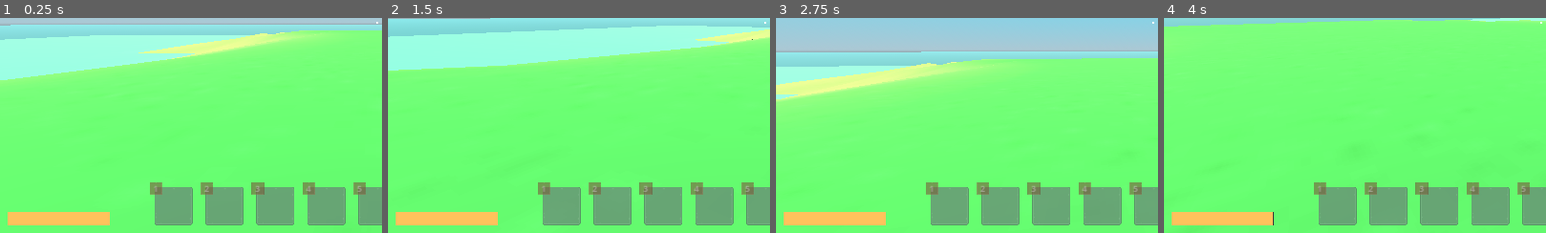
Above: before the commit, frames 1-4 (left to right).
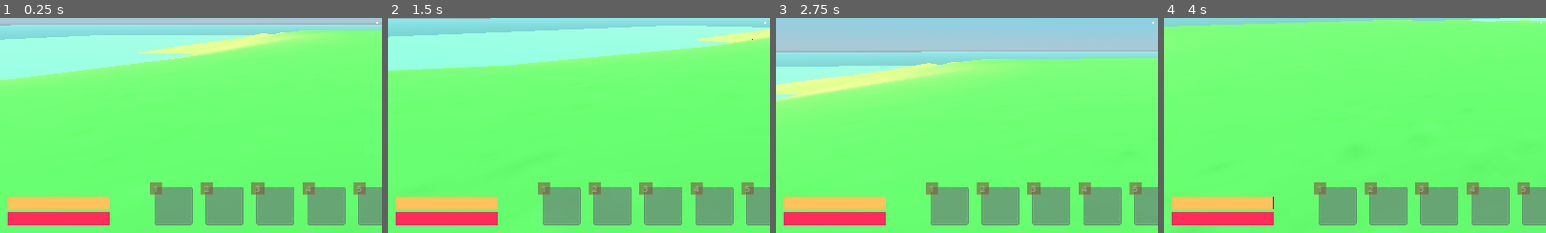
Above: after the commit, the same moments.

Repository: SzyVsSi/godot-self-learning
Game: Godot game, scene res://game/main_game.tscn
Same seed, same stepped clock (60 frames per second), same inputs: the game is played once before the commit and once after it.
Inputs (mouse positions are % of the whole screen's width and height, from its top left):
- Up to frame 1 (0.25 s): no input
- Up to frame 2 (1.5 s): tap Enter at 0.5 s; move the mouse to (55, 50) at 0.52 s; hold W (move_forward) from 0.53 s (still down); tap E (interact) at 0.6 s; click (55, 50) at 0.67 s; tap Space (jump) at 0.77 s; move the mouse to (45, 50) at 1.27 s; tap 1 (item_hotkey) at 1.35 s
- Up to frame 3 (2.75 s): keep holding W (move_forward); tap Space (jump) at 1.52 s; move the mouse to (52, 48) at 2.02 s; hold Shift (sprint) from 2.03 s (still down)
- Up to frame 4 (4 s): keep holding W (move_forward); move the mouse to (49, 52) at 2.77 s; release Shift (sprint) at 2.78 s; click (49, 52) at 2.85 s; tap Space (jump) at 3.02, 3.5, 3.77 s; move the mouse to (57, 51) at 3.52 s; tap E (interact) at 3.6 s
The pictures show only the part of the screen within x 1-51%, y 49-99%; the shares and areas given below are measured in that part.

The runs differ from the first frame. In frame 1, 3.2% of the frame differs, in the area x 2-29%, y 83-97%; in frame 2, 3.2%; in frame 3, 3.2%; in frame 4, 3.2%.

Commit message:
gameplay: health bar

Diff:
--- a/game/event_system.gd
+++ b/game/event_system.gd
@@ -17,6 +17,8 @@
 signal PLA_unfreeze_player
 signal PLA_change_energy(energy_change: float)
 signal PLA_update_energy(max_energy: float, current_energy: float)
+signal PLA_change_health(health_change: float)
+signal PLA_update_health(max_health: float, current_health: float)
 
 
 signal EQU_hotkey_pressed(hotkey: int)
--- a/game/managers/player_stats_manager.gd
+++ b/game/managers/player_stats_manager.gd
@@ -2,15 +2,26 @@
 
 
 const MAX_ENERGY := 100.0
+const MAX_HEALTH := 100.0
 
 
 var current_energy := MAX_ENERGY
+var current_health := MAX_HEALTH
 
 
 func _enter_tree() -> void:
   EventSystem.PLA_change_energy.connect(change_energy)
+  EventSystem.PLA_change_health.connect(change_health)
 
 
 func change_energy(energy_change: float) -> void:
-  current_energy += energy_change
-  EventSystem.PLA_update_energy.emit(MAX_ENERGY, current_energy)
+  current_energy = clampf(current_energy + energy_change, 0, MAX_ENERGY)
+
+  var out_of_energy = is_zero_approx(current_energy)
+  if out_of_energy: change_health(energy_change)
+  EventSystem.PLA_update_energy.emit(MAX_ENERGY, float(0) if out_of_energy else current_energy)
+
+
+func change_health(health_change: float) -> void:
+  current_health = clampf(current_health + health_change, 0, MAX_HEALTH)
+  EventSystem.PLA_update_health.emit(MAX_HEALTH, current_health)
--- a/ui/hud/hud.tscn
+++ b/ui/hud/hud.tscn
@@ -85,9 +85,23 @@
 layout_mode = 2
 size_flags_horizontal = 0
 size_flags_vertical = 8
+theme_override_constants/separation = 8
 script = ExtResource("4_e5xkv")
 
 [node name="EnergyBar" type="TextureProgressBar" parent="MarginContainer/PlayerStatsContainer"]
+custom_minimum_size = Vector2(256, 32)
+layout_mode = 2
+size_flags_horizontal = 0
+size_flags_vertical = 8
+step = 0.1
+value = 100.0
+nine_patch_stretch = true
+texture_under = ExtResource("4_8ldq6")
+texture_progress = ExtResource("4_8ldq6")
+tint_under = Color(0.203922, 0.203922, 0.203922, 1)
+tint_progress = Color(1, 0.760784, 0.360784, 1)
+
+[node name="HealthBar" type="TextureProgressBar" parent="MarginContainer/PlayerStatsContainer"]
 custom_minimum_size = Vector2(256, 32)
 layout_mode = 2
 step = 0.1
@@ -96,4 +110,4 @@
 texture_under = ExtResource("4_8ldq6")
 texture_progress = ExtResource("4_8ldq6")
 tint_under = Color(0.203922, 0.203922, 0.203922, 1)
-tint_progress = Color(1, 0.760784, 0.360784, 1)
+tint_progress = Color(1, 0.172549, 0.360784, 1)
--- a/ui/hud/player_stats_container.gd
+++ b/ui/hud/player_stats_container.gd
@@ -2,12 +2,18 @@
 
 
 @onready var energy_bar: TextureProgressBar = $EnergyBar
-
+@onready var health_bar: TextureProgressBar = $HealthBar
 
 func _enter_tree() -> void:
   EventSystem.PLA_update_energy.connect(update_energy)
+  EventSystem.PLA_update_health.connect(update_health)
 
 
 func update_energy(max_energy: float, new_energy: float) -> void:
   energy_bar.max_value = max_energy
   energy_bar.value = new_energy
+
+
+func update_health(max_health: float, new_health: float) -> void:
+  health_bar.max_value = max_health
+  health_bar.value = new_health
Not shown, changed: .gitignore
